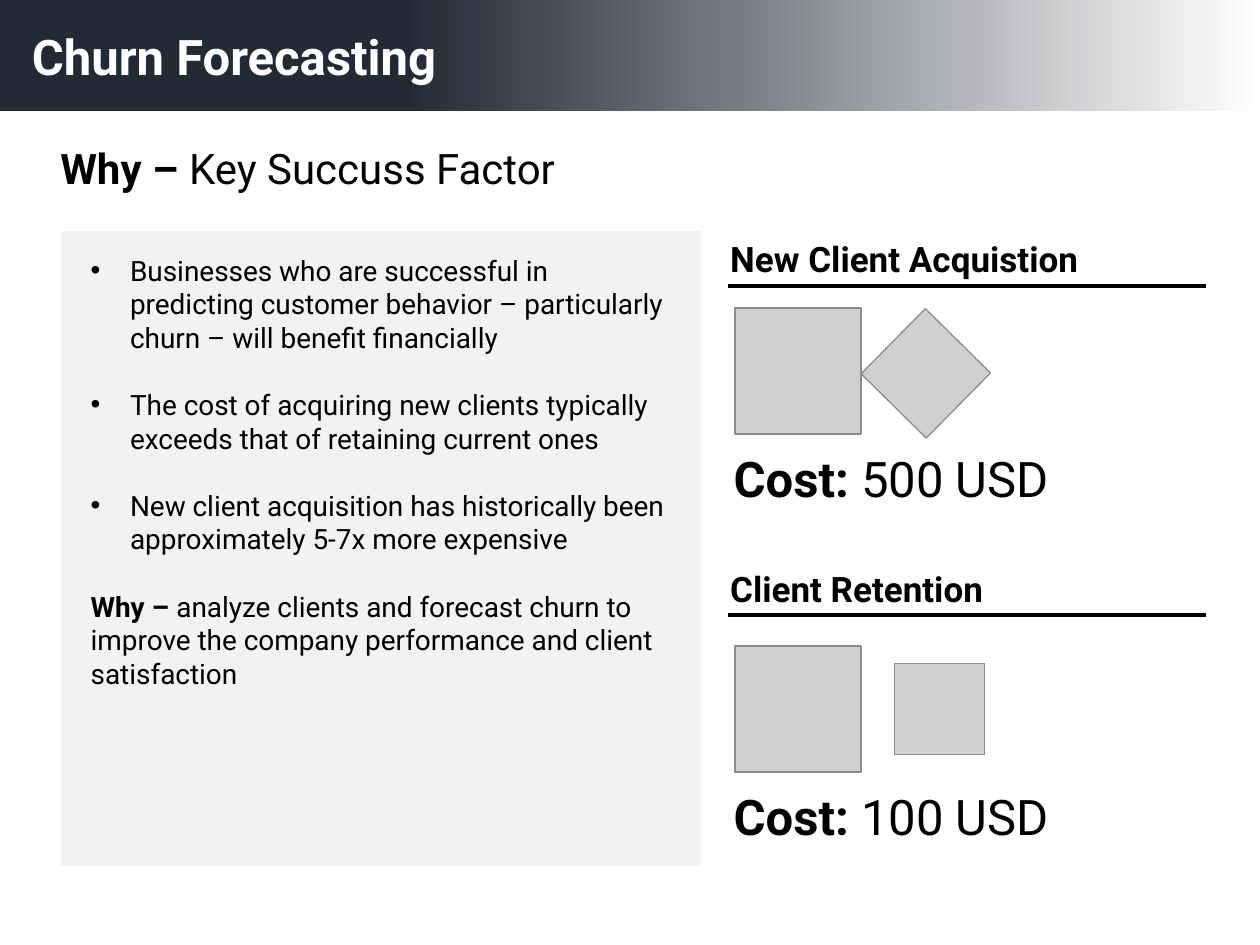
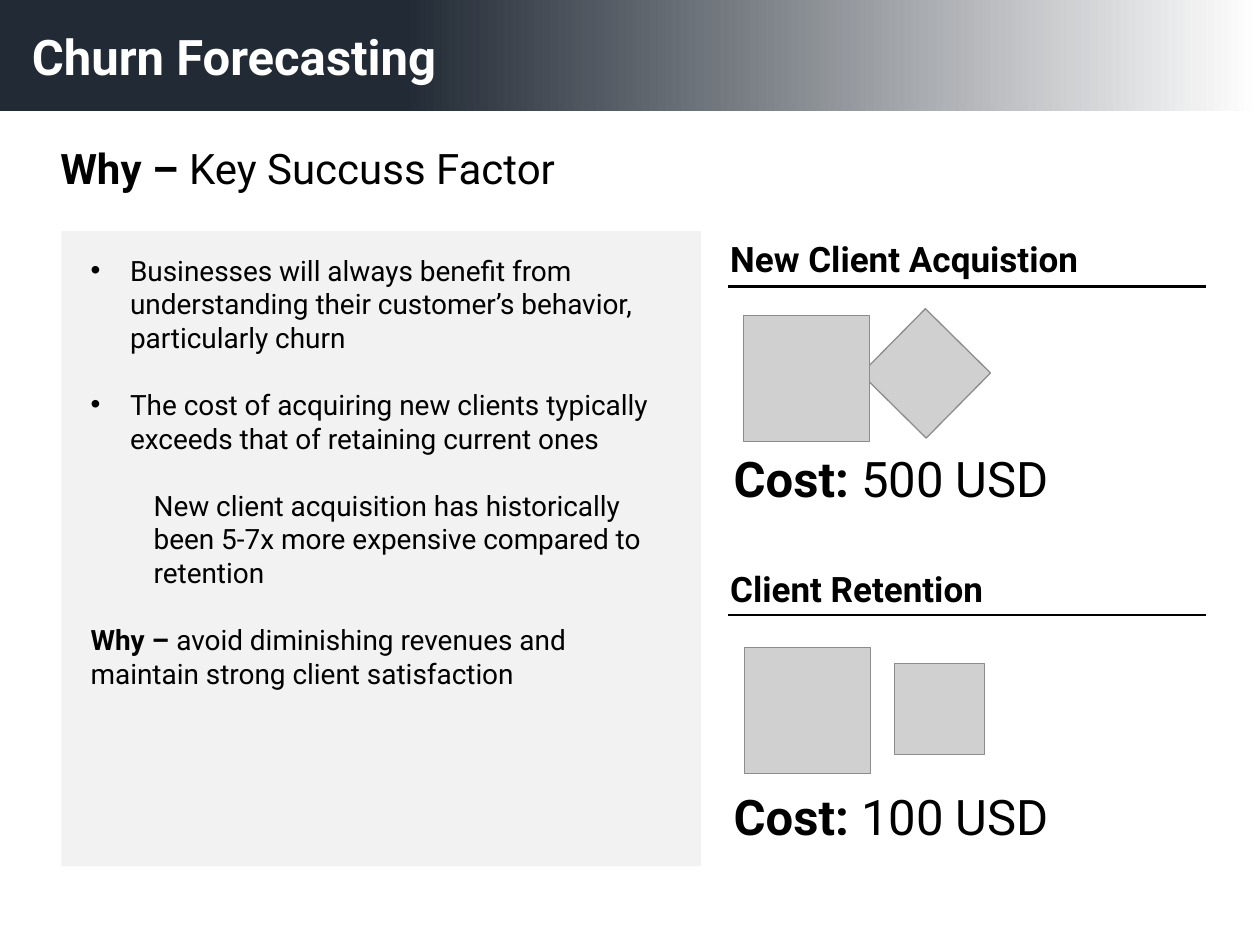
Before and after one commit to ehannell/customer_retention, a slide deck: slide 4 of Presentation Slides/Customer Retention Presentation.pptx. Drawn at 1260x945 pixels with LibreOffice and Linux fonts; fonts in the diff are those of the drawing; grey boxes stand for pictures. Boxes give left, top, right and bottom in pixels: in the first picture for what was removed or moved away, otherwise in the second. Text is boxed around its words. In the diff, an @@ line names an element or a change of style, - is before the commit and + after.

```diff
--- a/Presentation Slides/Customer Retention Presentation.pptx
+++ b/Presentation Slides/Customer Retention Presentation.pptx
@@ text at bbox=[130, 259, 631, 354]: text changed @@
-• Businesses who are successful in predicting customer behavior – particularly churn – will benefit financially
+• Businesses will always benefit from understanding their customer’s behavior, particularly churn
@@ picture: place and size @@
-picture at bbox=[735, 309, 861, 435]
+picture at bbox=[743, 316, 869, 442]
@@ text at bbox=[91, 495, 641, 690]: text changed @@
-• New client acquisition has historically been approximately 5-7x more expensive
-Why – analyze clients and forecast churn to improve the company performance and client satisfaction
+  New client acquisition has historically been 5-7x more expensive compared to retention
+Why – avoid diminishing revenues and maintain strong client satisfaction
@@ picture: place and size @@
-picture at bbox=[735, 646, 861, 772]
+picture at bbox=[745, 648, 871, 774]
```
Also in this commit, not shown: 4 other slides changed, 2 other files.
